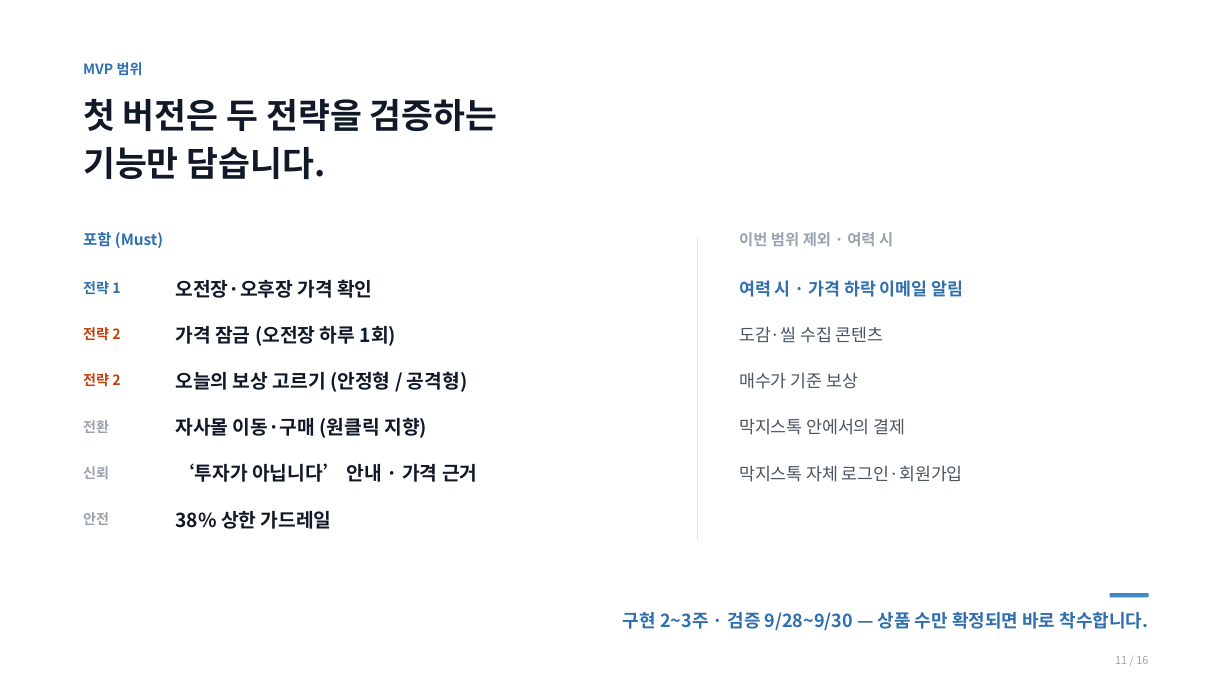
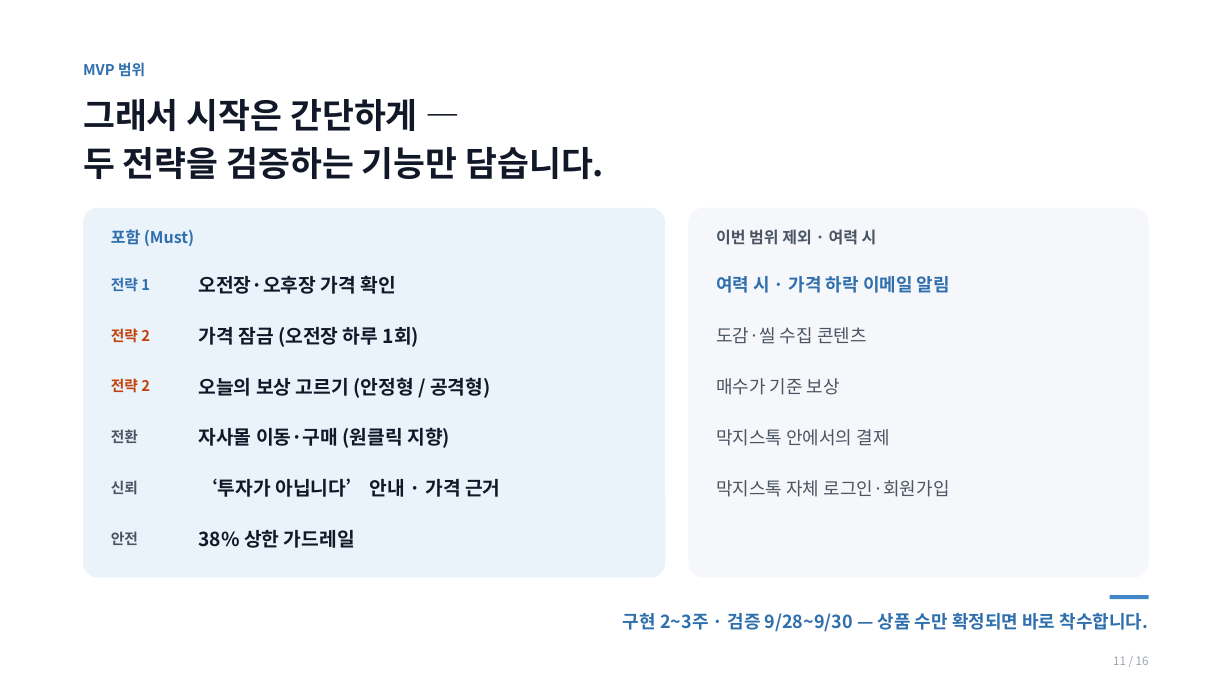
Before and after one commit to jennie-brain/makji-personal, a slide deck: slide 11 of docs/04_presentations/막지스톡_기업대표_서비스기획_발표v5.0.pptx. Drawn at 1232x693 pixels with LibreOffice and Linux fonts; fonts in the diff are those of the drawing. Boxes give left, top, right and bottom in pixels: in the first picture for what was removed or moved away, otherwise in the second. Text is boxed around its words. In the diff, an @@ line names an element or a change of style, - is before the commit and + after.

```diff
--- a/docs/04_presentations/막지스톡_기업대표_서비스기획_발표v5.0.pptx
+++ b/docs/04_presentations/막지스톡_기업대표_서비스기획_발표v5.0.pptx
@@ text at (x1=83, y1=99, x2=604, y2=179): text changed @@
-첫 버전은 두 전략을 검증하는
-기능만 담습니다.
+그래서 시작은 간단하게 —
+두 전략을 검증하는 기능만 담습니다.
@@ rounded rectangle added at (x1=83, y1=208, x2=665, y2=578), fill #EAF2FA @@
@@ rounded rectangle added at (x1=689, y1=208, x2=1149, y2=578), fill #F5F7FA @@
@@ text "포함 (Must)" moved from (x1=83, y1=232, x2=163, y2=248) to (x1=111, y1=229, x2=194, y2=246) @@
@@ text "포함 (Must)" at (x1=111, y1=229, x2=194, y2=246): size 12 to 12.5 pt @@
@@ line removed from (698, 236) to (698, 541) @@
@@ text "이번 범위 제외 · 여력 ..." moved from (x1=739, y1=232, x2=893, y2=246) to (x1=716, y1=229, x2=877, y2=245) @@
@@ text "이번 범위 제외 · 여력 ..." at (x1=716, y1=229, x2=877, y2=245): size 12 to 12.5 pt, text colour #9CA3AF to #4B5563 @@
@@ text "전략 1" moved from (x1=83, y1=281, x2=120, y2=295) to (x1=111, y1=277, x2=150, y2=292) @@
@@ text "오전장·오후장 가격 확인" moved from (x1=176, y1=279, x2=372, y2=298) to (x1=199, y1=275, x2=395, y2=294) @@
@@ text "여력 시 · 가격 하락 ..." moved from (x1=739, y1=280, x2=963, y2=297) to (x1=716, y1=276, x2=950, y2=293) @@
@@ text "전략 2" moved from (x1=83, y1=327, x2=120, y2=341) to (x1=111, y1=328, x2=150, y2=343) @@
@@ text "가격 잠금 (오전장 하루 1회)" moved from (x1=176, y1=326, x2=396, y2=346) to (x1=199, y1=327, x2=419, y2=347) @@
@@ text "도감·씰 수집 콘텐츠" moved from (x1=739, y1=326, x2=884, y2=343) to (x1=716, y1=327, x2=867, y2=344) @@
@@ size 11 to 11.5 pt in 4 elements at (x1=83, y1=62, x2=145, y2=77), (x1=111, y1=328, x2=150, y2=343), (x1=111, y1=277, x2=150, y2=292), (x1=111, y1=378, x2=150, y2=393) @@
@@ text "전략 2" moved from (x1=83, y1=373, x2=120, y2=387) to (x1=111, y1=378, x2=150, y2=393) @@
@@ text "오늘의 보상 고르기 (안정형 / ..." moved from (x1=176, y1=371, x2=467, y2=392) to (x1=199, y1=377, x2=490, y2=398) @@
@@ text "매수가 기준 보상" moved from (x1=739, y1=372, x2=858, y2=389) to (x1=716, y1=378, x2=840, y2=395) @@
@@ text "전환" moved from (x1=83, y1=420, x2=109, y2=433) to (x1=111, y1=429, x2=138, y2=443) @@
@@ text "자사몰 이동·구매 (원클릭 지향)" moved from (x1=176, y1=417, x2=427, y2=438) to (x1=199, y1=427, x2=450, y2=448) @@
@@ text "막지스톡 안에서의 결제" moved from (x1=739, y1=418, x2=906, y2=435) to (x1=716, y1=429, x2=890, y2=446) @@
@@ text "신뢰" moved from (x1=83, y1=466, x2=109, y2=479) to (x1=111, y1=480, x2=138, y2=495) @@
@@ text "‘투자가 아닙니다’ 안내 · 가격 ..." moved from (x1=176, y1=463, x2=477, y2=482) to (x1=199, y1=478, x2=500, y2=497) @@
@@ size 13.5 to 14 pt in 5 elements at (x1=716, y1=327, x2=867, y2=344), (x1=716, y1=276, x2=950, y2=293), (x1=716, y1=378, x2=840, y2=395), (x1=716, y1=429, x2=890, y2=446), (x1=716, y1=480, x2=949, y2=497) @@
@@ text "막지스톡 자체 로그인·회원가입" moved from (x1=739, y1=465, x2=963, y2=482) to (x1=716, y1=480, x2=949, y2=497) @@
@@ size 11 to 11.5 pt, text colour #9CA3AF to #4B5563 in 3 elements at (x1=111, y1=429, x2=138, y2=443), (x1=111, y1=480, x2=138, y2=495), (x1=111, y1=531, x2=138, y2=545) @@
@@ text "안전" moved from (x1=83, y1=512, x2=109, y2=525) to (x1=111, y1=531, x2=138, y2=545) @@
@@ text "38% 상한 가드레일" moved from (x1=176, y1=511, x2=332, y2=529) to (x1=199, y1=530, x2=355, y2=548) @@
@@ text "11 / 16" at (x1=1113, y1=656, x2=1149, y2=665): size 8.5 to 9 pt @@
```
Also in this commit, not shown: 13 other slides changed, 2 other files.
